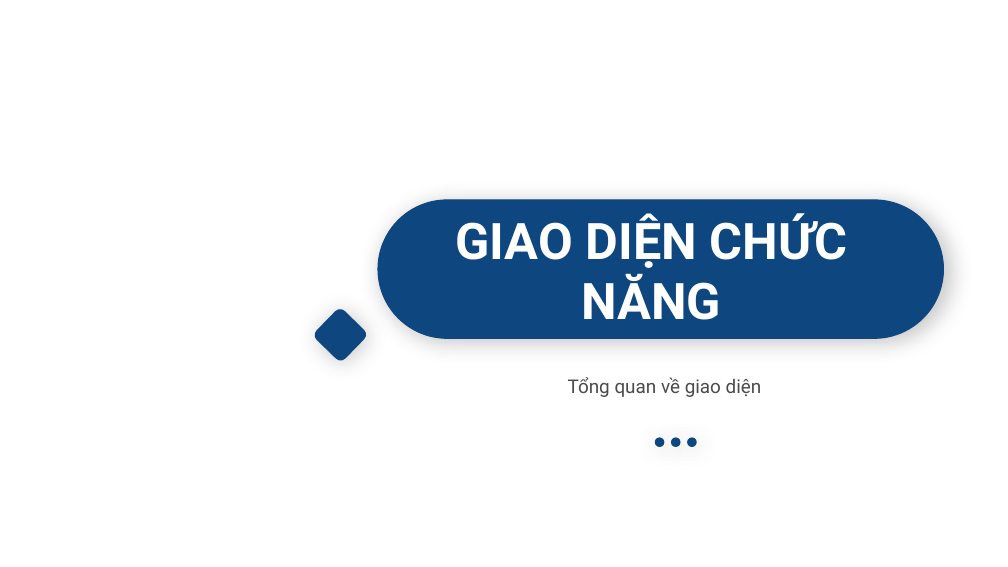
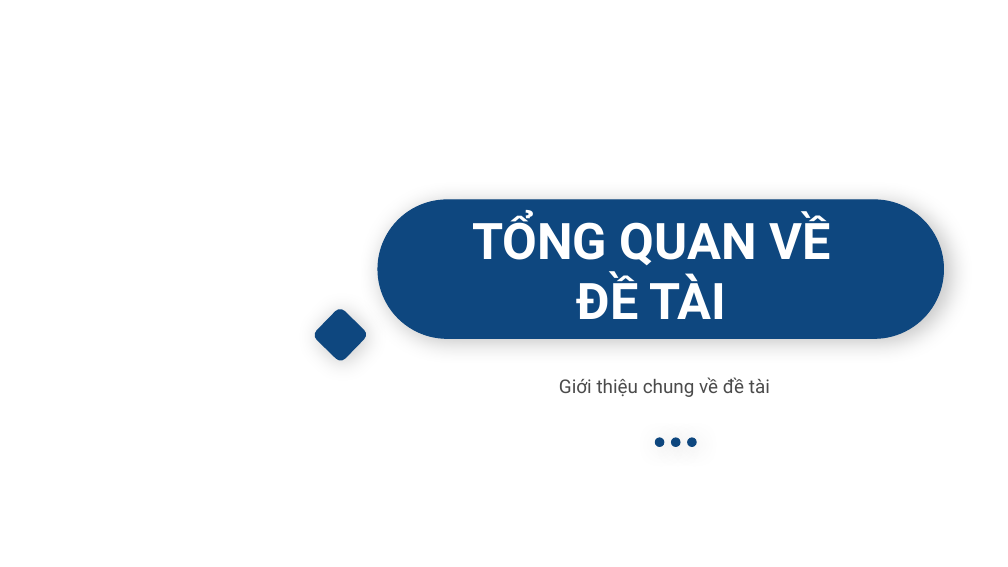
Before and after one commit to duytogbbn1234569/AndroidPhoneFarm, a slide deck: slide 3 of AndroidPhoneFarm.pptx. Drawn at 1008x567 pixels with LibreOffice and Linux fonts; fonts in the diff are those of the drawing; background and template pictures are left out. Boxes give left, top, right and bottom in pixels: in the first picture for what was removed or moved away, otherwise in the second. Text is boxed around its words. In the diff, an @@ line names an element or a change of style, - is before the commit and + after.

Commit message:
Update Slide

```diff
--- a/AndroidPhoneFarm.pptx
+++ b/AndroidPhoneFarm.pptx
@@ text at (472,212,830,319): text changed @@
-GIAO DIỆN CHỨC NĂNG
+TỔNG QUAN VỀ ĐỀ TÀI
@@ text at (559,377,770,397): text changed @@
-Tổng quan về giao diện
+Giới thiệu chung về đề tài
```
Also in this commit, not shown: 1 other slide changed, 21 slides added, 20 slides removed, 4 other files.
